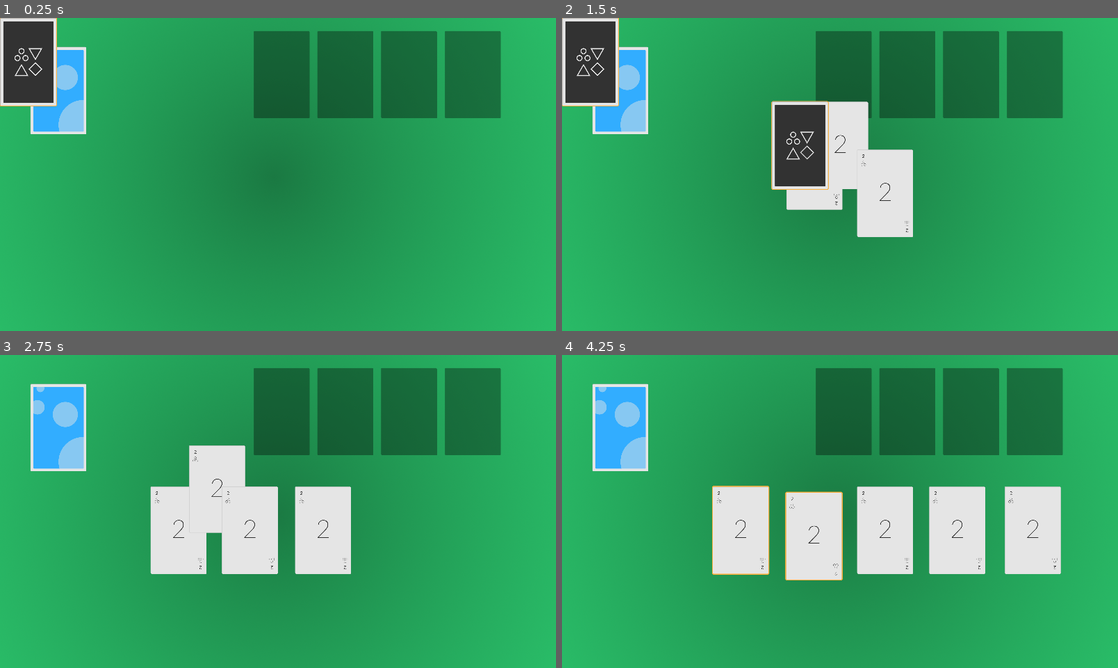
Above: before the commit, frames 1-4 (two rows, left to right).
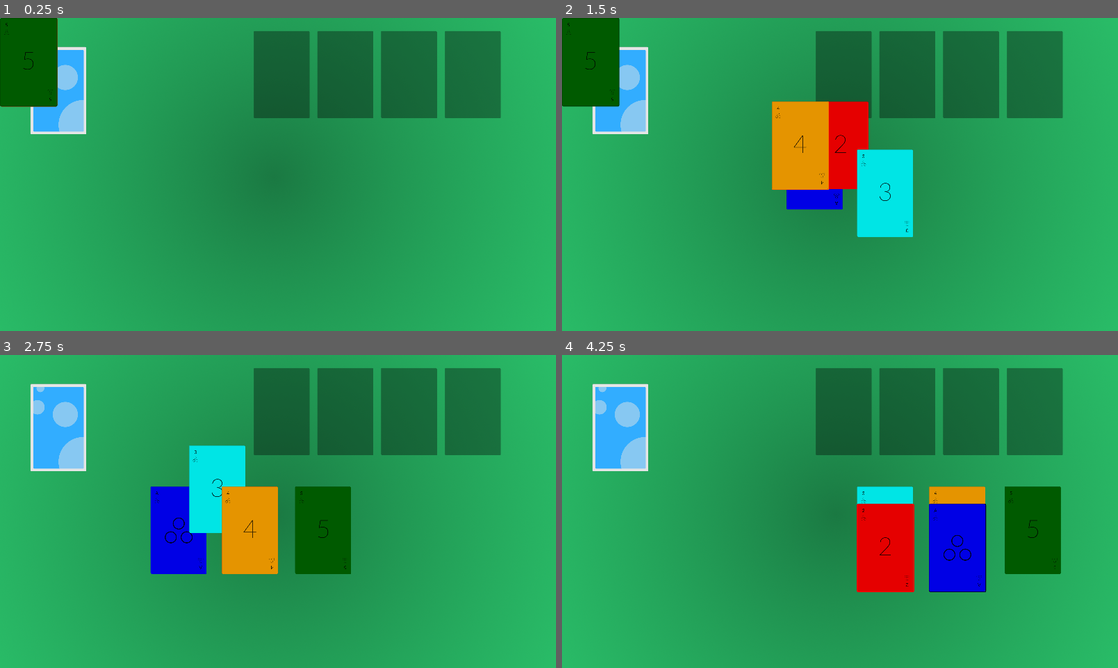
Above: after the commit, the same moments.

Repository: Dssdiego/solitaire_godot
Game: Godot game, scene res://scenes/scn_main.tscn
The game is run twice, just before and just after one commit, with the same random seed, the same clock (stepped at 60 frames per second) and the same inputs.
Inputs (mouse positions are in pixels of both pictures, inside the frame that each line leads up to):
- Up to frame 1 (0.25 s): no input
- Up to frame 2 (1.5 s): click (617, 89) at 0.5 s; click (617, 89) at 1.25 s
- Up to frame 3 (2.75 s): click (55, 426) at 2 s
- Up to frame 4 (4.25 s): drag from (739, 530) to (895, 442) at 2.77 s; drag from (812, 530) to (812, 574) at 3.52 s

The runs differ from the first frame. In frame 1, 2.9% of the frame differs, in the area x 0-11%, y 0-29%; in frame 2, 11%; in frame 3, 10%; in frame 4, 16%, in the area x 27-90%, y 41-76%.

Commit message:
changed card prefab (texture -> area 2d) / positioning card above other

Diff:
--- a/prefabs/pref_card.tscn
+++ b/prefabs/pref_card.tscn
@@ -1,29 +1,43 @@
-[gd_scene load_steps=5 format=2]
+[gd_scene load_steps=6 format=2]
 
 [ext_resource path="res://textures/cards/tex_card_c_2.png" type="Texture" id=1]
 [ext_resource path="res://textures/cards/tex_card_selected.png" type="Texture" id=2]
 [ext_resource path="res://textures/cards/tex_deck_3.png" type="Texture" id=3]
 [ext_resource path="res://scripts/gameplay/scr_card.gd" type="Script" id=4]
 
-[node name="Card" type="TextureRect"]
-margin_right = 390.0
-margin_bottom = 606.0
-rect_scale = Vector2( 0.5, 0.5 )
-texture = ExtResource( 1 )
+[sub_resource type="RectangleShape2D" id=1]
+extents = Vector2( 198.5, 307.5 )
+
+[node name="Card" type="Area2D"]
+scale = Vector2( 0.5, 0.5 )
 script = ExtResource( 4 )
 
+[node name="Tween" type="Tween" parent="."]
+
 [node name="Selected" type="TextureRect" parent="."]
-margin_left = -4.0
-margin_top = -4.0
-margin_right = 395.0
-margin_bottom = 611.0
+margin_left = -2.0
+margin_top = -2.0
+margin_right = 397.0
+margin_bottom = 613.0
+mouse_filter = 2
 texture = ExtResource( 2 )
 
 [node name="Back" type="TextureRect" parent="."]
-margin_right = 40.0
-margin_bottom = 40.0
+margin_right = 390.0
+margin_bottom = 606.0
+mouse_filter = 2
 texture = ExtResource( 3 )
 
-[node name="Tween" type="Tween" parent="."]
+[node name="Front" type="TextureRect" parent="."]
+margin_right = 390.0
+margin_bottom = 606.0
+mouse_filter = 2
+texture = ExtResource( 1 )
 
-[connection signal="gui_input" from="." to="." method="_on_Card_gui_input"]
+[node name="CollisionShape2D" type="CollisionShape2D" parent="."]
+position = Vector2( 198.5, 305.5 )
+shape = SubResource( 1 )
+
+[connection signal="area_entered" from="." to="." method="_on_Card_area_entered"]
+[connection signal="area_exited" from="." to="." method="_on_Card_area_exited"]
+[connection signal="input_event" from="." to="." method="_on_Card_input_event"]
--- /dev/null
+++ b/prefabs/pref_card_area2d.gd
@@ -0,0 +1,10 @@
+extends Area2D
+
+func _on_Card_Area2D_input_event(viewport, event, shape_idx):
+	print("Event:", event)
+
+func _on_Card_Area2D_mouse_entered():
+	print("mouse entered")
+
+func _on_Card_Area2D_mouse_exited():
+	print("mouse exited")
--- /dev/null
+++ b/prefabs/pref_card_area2d.tscn
@@ -0,0 +1,24 @@
+[gd_scene load_steps=4 format=2]
+
+[ext_resource path="res://textures/cards/tex_card_c_4.png" type="Texture" id=1]
+[ext_resource path="res://prefabs/pref_card_area2d.gd" type="Script" id=2]
+
+[sub_resource type="RectangleShape2D" id=1]
+extents = Vector2( 194.5, 304 )
+
+[node name="Card_Area2D" type="Area2D"]
+script = ExtResource( 2 )
+
+[node name="Image" type="TextureRect" parent="."]
+margin_right = 390.0
+margin_bottom = 606.0
+mouse_filter = 2
+texture = ExtResource( 1 )
+
+[node name="CollisionShape2D" type="CollisionShape2D" parent="."]
+position = Vector2( 196, 304 )
+shape = SubResource( 1 )
+
+[connection signal="input_event" from="." to="." method="_on_Card_Area2D_input_event"]
+[connection signal="mouse_entered" from="." to="." method="_on_Card_Area2D_mouse_entered"]
+[connection signal="mouse_exited" from="." to="." method="_on_Card_Area2D_mouse_exited"]
--- a/project.godot
+++ b/project.godot
@@ -38,6 +38,10 @@
 window/stretch/mode="2d"
 window/stretch/aspect="keep"
 
+[layer_names]
+
+2d_physics/layer_1="Cards"
+
 [physics]
 
 common/enable_pause_aware_picking=true
--- a/scenes/scn_main.tscn
+++ b/scenes/scn_main.tscn
@@ -7,13 +7,9 @@
 
 [node name="Main" type="Node2D"]
 
-[node name="Background" type="TextureRect" parent="."]
-margin_right = 1920.0
-margin_bottom = 1080.0
+[node name="Background" type="Sprite" parent="."]
+position = Vector2( 960, 540 )
 texture = ExtResource( 1 )
-__meta__ = {
-"_edit_lock_": true
-}
 
 [node name="Deck" parent="." instance=ExtResource( 2 )]
 margin_left = 104.0
@@ -27,6 +23,7 @@
 margin_right = 2585.0
 margin_bottom = 650.0
 rect_scale = Vector2( 0.5, 0.5 )
+mouse_filter = 2
 custom_constants/separation = 50
 alignment = 1
 
--- a/scripts/gameplay/scr_card.gd
+++ b/scripts/gameplay/scr_card.gd
@@ -1,4 +1,4 @@
-extends TextureRect
+extends Area2D
 
 signal is_positioned_in_field
 
@@ -7,6 +7,8 @@
 var can_drag = false
 
 var initial_card_position = Vector2.ZERO
+
+var above_card_hovering_node = null # card which we are hovering it
 
 #var initial_click_position = Vector2.ZERO
 
@@ -27,13 +29,16 @@
 
 func update_card_with_mouse_position(): # a.k.a. drag
 	# TODO: drag offset
-	rect_position = get_global_mouse_position() # - (initial_click_position.distance_to(get_global_mouse_position()))
-#	print("Current: %s | Initial: %s" % [rect_position, initial_click_position])
+	position = get_global_mouse_position() # - (initial_click_position.distance_to(get_global_mouse_position()))
+#	print("Current: %s | Initial: %s" % [position, initial_click_position])
 
 func reset_position_to_field():
-	$Tween.interpolate_property(self, "rect_position", rect_position, initial_card_position,
+	$Tween.interpolate_property(self, "position", position, initial_card_position,
 		SgConfigs.card_to_field_animation_position_time_in_seconds, Tween.TRANS_LINEAR, Tween.EASE_IN_OUT)
 	$Tween.start()
+
+func position_card_above_another():
+	position = above_card_hovering_node.position + Vector2(0, 60)
 
 ##
 ## UI
@@ -50,27 +55,46 @@
 func on_card_click():
 	is_selected = !is_selected
 	can_drag = true
+	monitorable = false
 #	initial_click_position = get_global_mouse_position()
 #	print(initial_click_position)
 	raise() # NOTE: This will break when moving multiple cards
 	update_ui()
 
-func on_card_release_click():
+func on_card_release():
 	can_drag = false
-	reset_position_to_field()
+	monitorable = true
+
+	if above_card_hovering_node != null:
+		position_card_above_another()
+	else:
+		reset_position_to_field()
+
+##
+## External/Public
+##
+
+func set_texture(new_texture):
+	$Front.texture = new_texture
 
 ##
 ## Callback/Signals
 ##
 
 func _on_card_in_field():
-	initial_card_position = rect_position
+	initial_card_position = position
 	is_shown = true
 	update_ui()
 
-func _on_Card_gui_input(event):
+func _on_Card_input_event(viewport, event, shape_idx):
 	if event is InputEventMouseButton:
 		if event.button_index == BUTTON_LEFT and event.pressed:
 			on_card_click()
 		else:
-			on_card_release_click()
+			on_card_release()
+
+func _on_Card_area_entered(area):
+	above_card_hovering_node = area
+
+func _on_Card_area_exited(area):
+	above_card_hovering_node = null
--- a/scripts/gameplay/scr_card_holder.gd
+++ b/scripts/gameplay/scr_card_holder.gd
@@ -28,7 +28,7 @@
 	reset_spawn()
 
 func position_card_in_field(card, spawn):
-	$Tween.interpolate_property(card, "rect_position", deck_node.rect_position, spawn.position,
+	$Tween.interpolate_property(card, "position", deck_node.rect_position, spawn.position,
 		SgConfigs.card_to_field_animation_position_time_in_seconds, Tween.TRANS_LINEAR, Tween.EASE_IN_OUT)
 	$Tween.start()
 	yield($Tween, "tween_completed")
--- a/scripts/gameplay/scr_deck.gd
+++ b/scripts/gameplay/scr_deck.gd
@@ -2,12 +2,32 @@
 
 export (PackedScene) var card_prefab
 
-func _ready():
+func _ready(): # NOTE: temporary
 	var card_instance = card_prefab.instance()
+	card_instance.modulate = Color.blue
+	card_instance.set_texture(load("res://textures/cards/tex_card_c_1.png"))
+	card_instance.name = "Clubs-A"
+
 	var card_instance2 = card_prefab.instance()
+	card_instance2.modulate = Color.red
+	card_instance2.set_texture(load("res://textures/cards/tex_card_c_2.png"))
+	card_instance2.name = "Clubs-2"
+
 	var card_instance3 = card_prefab.instance()
+	card_instance3.modulate = Color.cyan
+	card_instance3.set_texture(load("res://textures/cards/tex_card_c_3.png"))
+	card_instance3.name = "Clubs-3"
+
 	var card_instance4 = card_prefab.instance()
+	card_instance4.modulate = Color.orange
+	card_instance4.set_texture(load("res://textures/cards/tex_card_c_4.png"))
+	card_instance4.name = "Clubs-4"
+
 	var card_instance5 = card_prefab.instance()
+	card_instance5.modulate = Color.darkgreen
+	card_instance5.set_texture(load("res://textures/cards/tex_card_c_5.png"))
+	card_instance5.name = "Clubs-5"
+
 	get_parent().get_node("CardHolder/Cards").add_child(card_instance)
 	get_parent().get_node("CardHolder/Cards").add_child(card_instance2)
 	get_parent().get_node("CardHolder/Cards").add_child(card_instance3)
